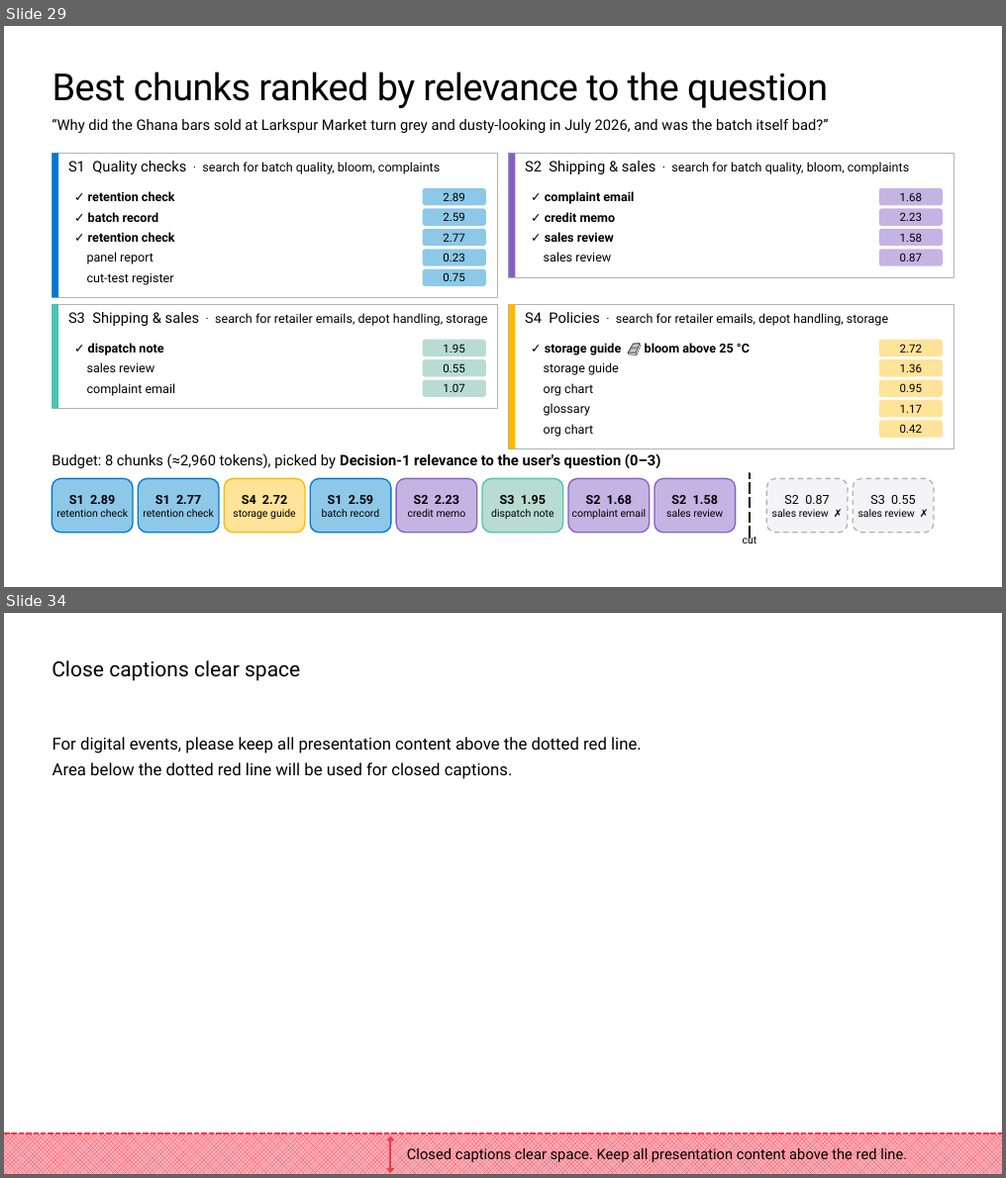
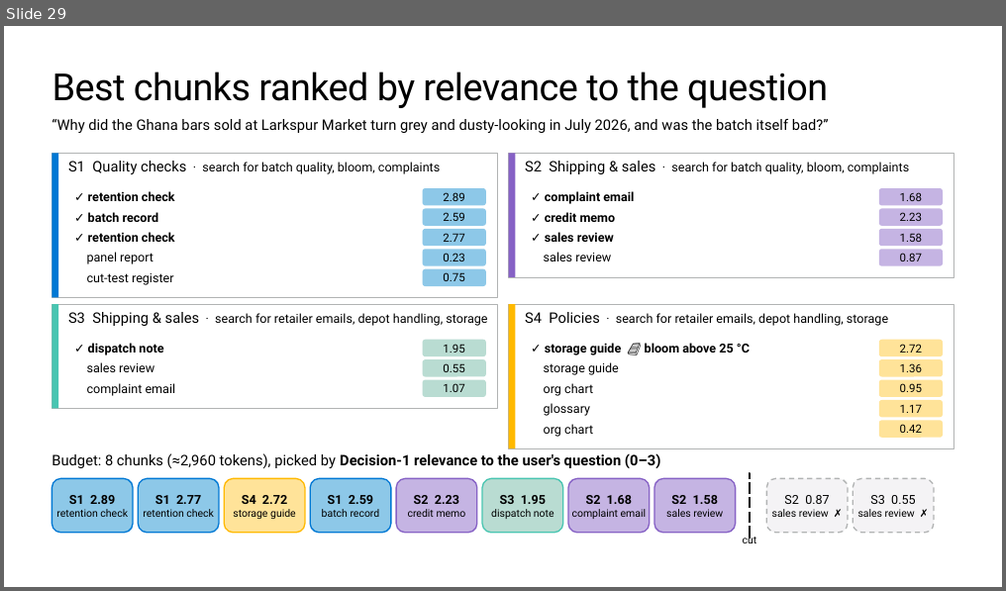
Before and after one commit to microsoft/ignite26-BRK300-building-agentic-retrieval-from-diy-to-foundry-iq, a slide deck: IgniteBRK300-WorkingDeck.pptx. Shown one above the other, each under a label of ours: slides 29 and 34 before the commit, slide 29 after it; the slides between them are not shown. The pictures are 1006x1178 and 1006x591 pixels, drawn with LibreOffice and Linux fonts; fonts in the diff are those of the drawing; background and template pictures are left out. Boxes give left, top, right and bottom in pixels: in the first picture for what was removed or moved away, otherwise in the second. Text is boxed around its words. In the diff, an @@ line names an element or a change of style, - is before the commit and + after.

```diff
--- a/IgniteBRK300-WorkingDeck.pptx
+++ b/IgniteBRK300-WorkingDeck.pptx
@@ slide 34 removed at (4,613,1002,1174), background #FFFFFF @@
@@ title removed at (52,661,300,681) @@
-Close captions clear space
@@ text removed at (53,737,642,779) @@
-For digital events, please keep all presentation content above the dotted red line.
-Area below the dotted red line will be used for closed captions.
@@ rectangle removed at (4,1134,1002,1174) @@
@@ line removed from (4, 1134) to (1002, 1134) @@
@@ double arrow removed from (390, 1137) to (390, 1173) @@
@@ text removed at (407,1146,907,1162) @@
-Closed captions clear space. Keep all presentation content above the red line.
```
Also in this commit, not shown: 10 slides added, 9 other slides removed, 1 other file.
